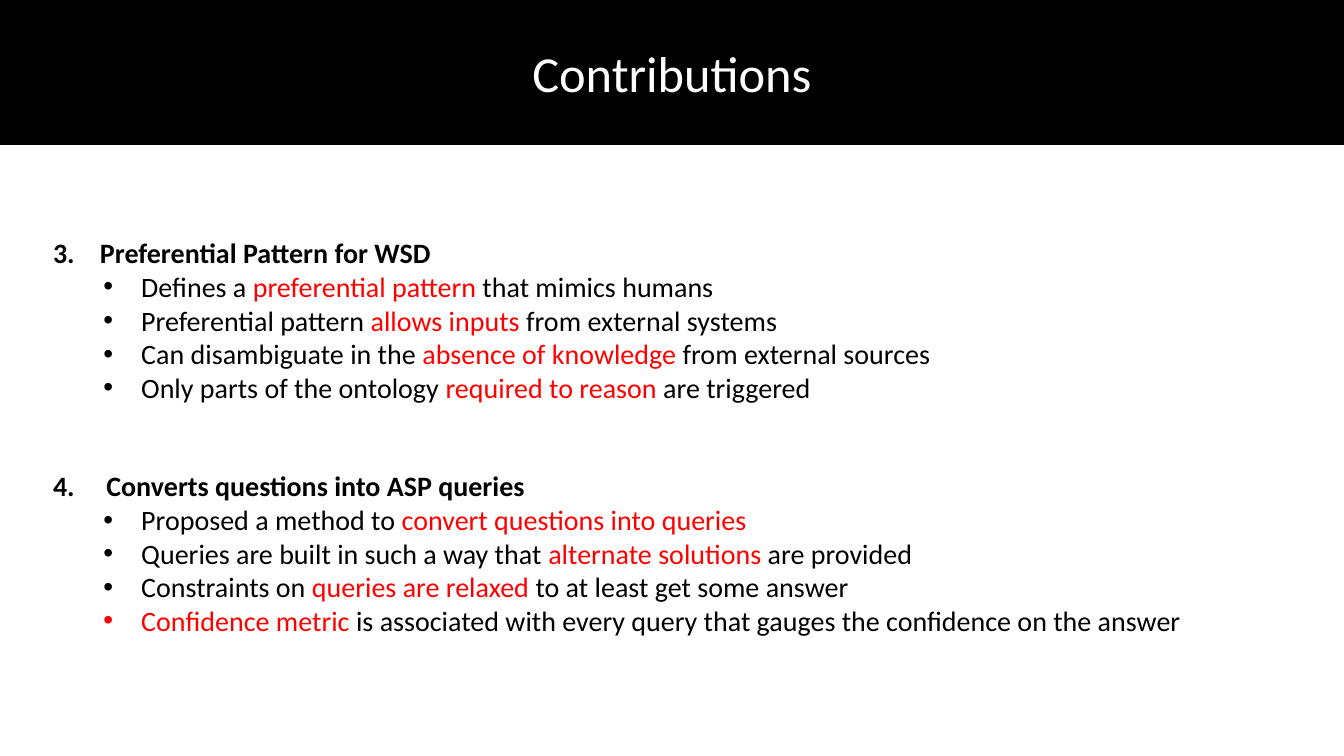
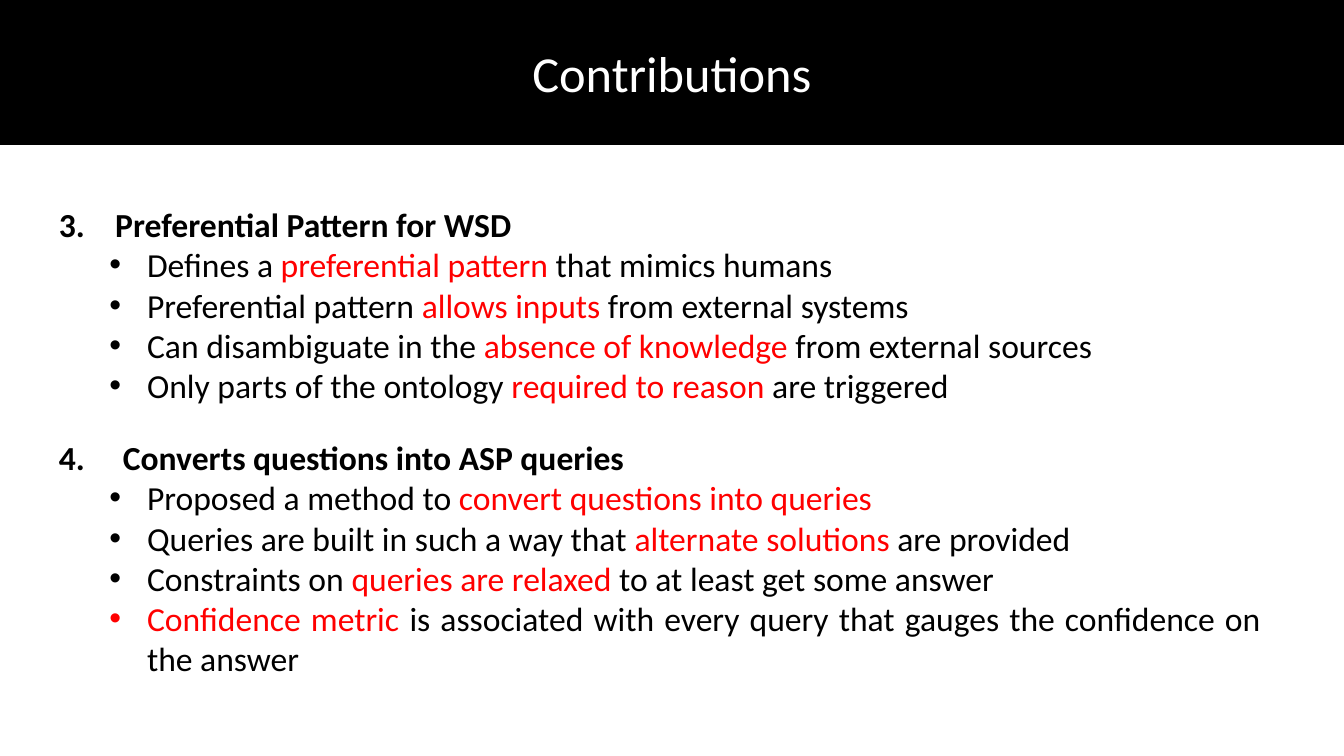
Before and after one commit to DhruvaPendharkar/thesis-project, a slide deck: slide 52 of Notes/ThesisPresentation.pptx (slide 46 before the commit). Drawn at 1344x756 pixels with LibreOffice and Linux fonts; fonts in the diff are those of the drawing. Boxes give left, top, right and bottom in pixels: in the first picture for what was removed or moved away, otherwise in the second. Text is boxed around its words. In the diff, an @@ line names an element or a change of style, - is before the commit and + after.

```diff
--- a/Notes/ThesisPresentation.pptx
+++ b/Notes/ThesisPresentation.pptx
@@ text "3. Preferential Pattern for WSD" at (x1=59, y1=213, x2=1092, y2=404): size 20 to 24 pt @@
@@ text "3. Preferential Pattern for WSD" moved from (x1=53, y1=243, x2=930, y2=403) to (x1=59, y1=213, x2=1092, y2=404) @@
@@ text "4. Converts questions into ASP ..." moved from (x1=53, y1=476, x2=1181, y2=636) to (x1=59, y1=446, x2=1260, y2=672) @@
@@ text "4. Converts questions into ASP ..." at (x1=59, y1=446, x2=1260, y2=672): size 20 to 24 pt @@
```
Also in this commit, not shown: 14 other slides changed, 8 slides added, 1 slide removed.
